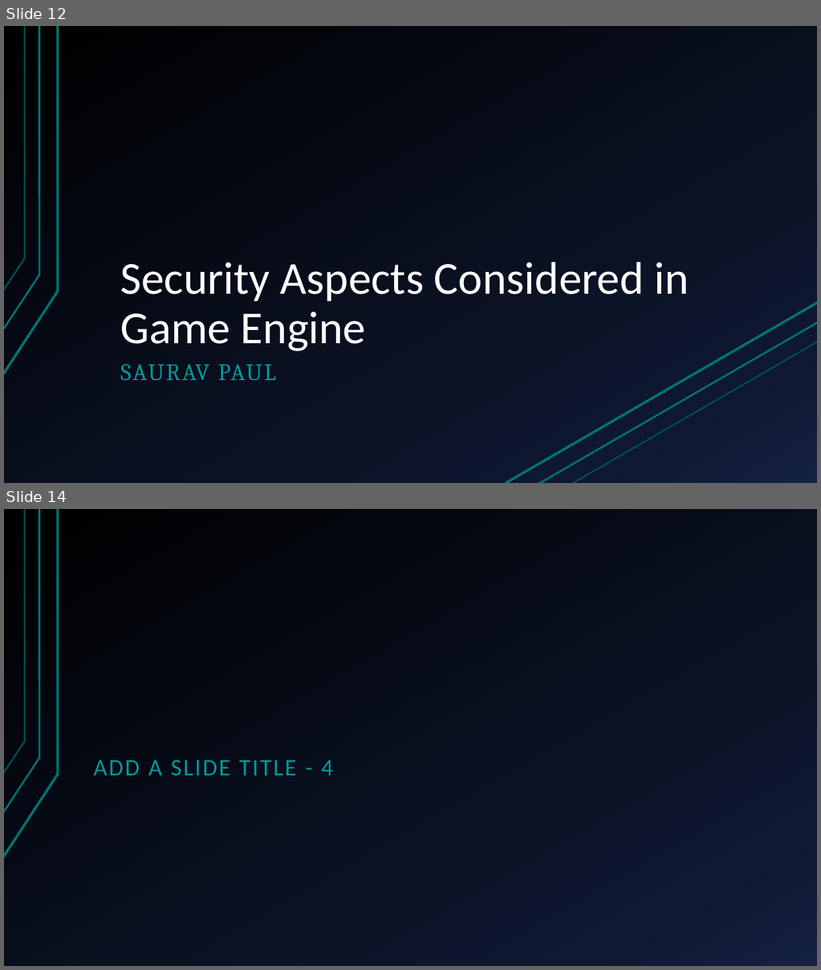
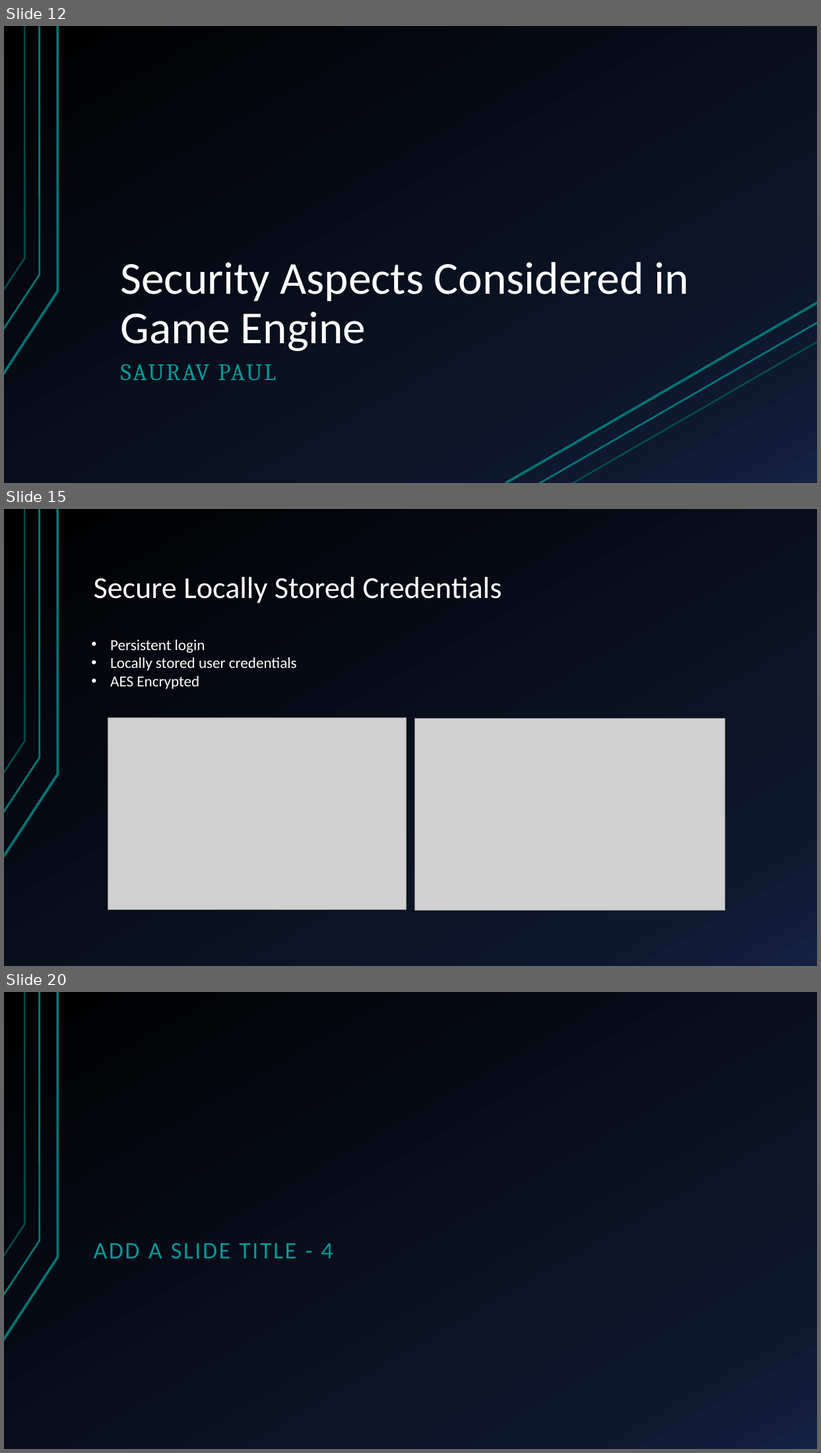
Before and after one commit to sakibh20/secure-post, a slide deck: Documentation/Bluff game.pptx. Shown one above the other, each under a label of ours: slides 12 and 14 before the commit, slides 12, 15 and 20 after it; the slides between them are not shown. The pictures are 821x970 and 821x1453 pixels, drawn with LibreOffice and Linux fonts; fonts in the diff are those of the drawing; grey boxes stand for pictures. Boxes give left, top, right and bottom in pixels: in the first picture for what was removed or moved away, otherwise in the second. Text is boxed around its words. In the diff, an @@ line names an element or a change of style, - is before the commit and + after.

```diff
--- a/Documentation/Bluff game.pptx
+++ b/Documentation/Bluff game.pptx
@@ slide 15 added at [4, 509, 817, 966], background gradient #000000 to #0F1931 to #142242; not listed: 3 template elements that a slide beside it also shows @@
@@ title added at [94, 577, 502, 603], 36 pt, text #FFFFFF @@
+Secure Locally Stored Credentials
@@ text added at [110, 640, 297, 689], 18 pt, text #FFFFFF @@
+• Persistent login
+• Locally stored user credentials
+• AES Encrypted
@@ picture added at [108, 718, 407, 910] @@
@@ picture added at [415, 719, 725, 911] @@
@@ what was slide 14 is now slide 20 @@
```
Also in this commit, not shown: 2 slides changed, 5 other slides added, 15 other files.
